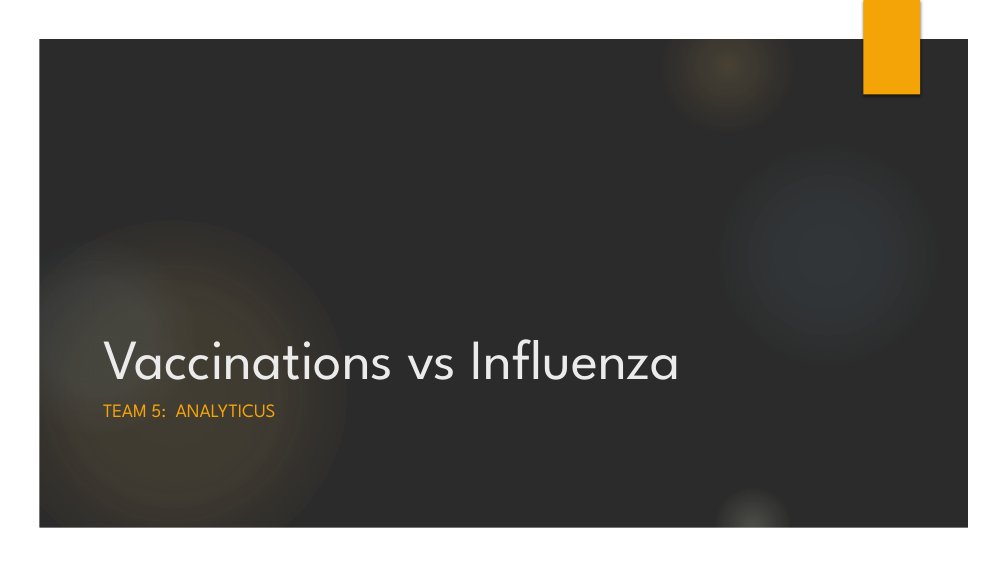
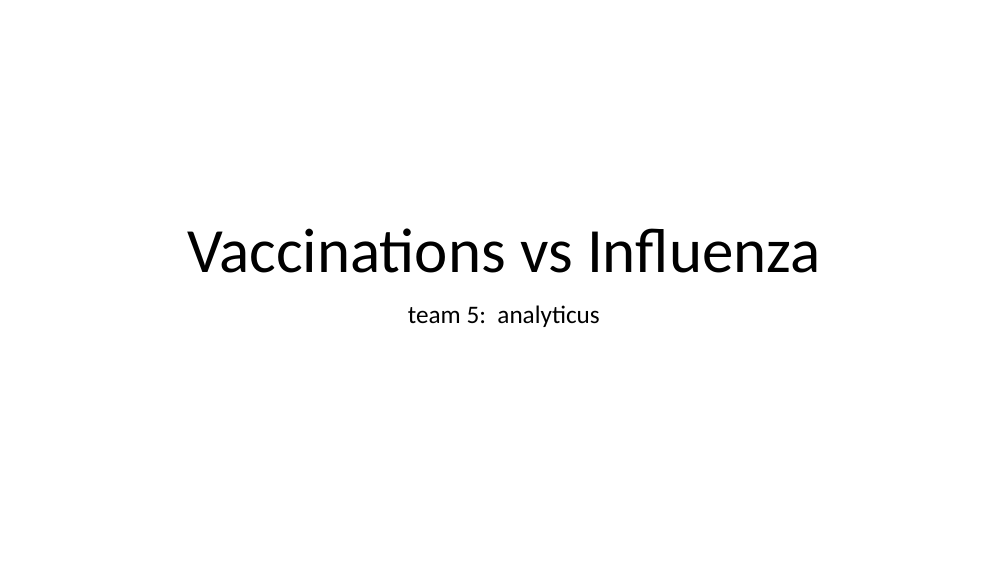
Before and after one commit to zhan656/bootcamp_project1, a slide deck: slide 1 of Vaccinations vs Influenza.pptx. Drawn at 1008x567 pixels with LibreOffice and Linux fonts; fonts in the diff are those of the drawing; background and template pictures are left out; a plain dark background stands for a picture behind light text. Boxes give left, top, right and bottom in pixels: in the first picture for what was removed or moved away, otherwise in the second. Text is boxed around its words. In the diff, an @@ line names an element or a change of style, - is before the commit and + after.

```diff
--- a/Vaccinations vs Influenza.pptx
+++ b/Vaccinations vs Influenza.pptx
@@ background picture (left out) to #FFFFFF @@
@@ group removed at (0,0,1008,567): 6 ellipses, 1 freeform shape @@
@@ rectangle removed at (864,0,920,95) @@
@@ title "Vaccinations vs Influenza": place and size @@
-title "Vaccinations vs Influenza" at (103,339,681,380)
+title "Vaccinations vs Influenza" at (187,228,820,273)
@@ title "Vaccinations vs Influenza" at (187,228,820,273): size 54 to 60 pt, font League Spartan to Calibri, text colour #EBEBEB to #000000; alignment left to centre; line spacing 1 to 0.9 @@
@@ subtitle at (408,305,599,327): text changed; size 18 to 24 pt; font League Spartan to Calibri; text colour #F5A408 to #000000 @@
-TEAM 5: ANALYTICUS
+team 5: analyticus
```
Also in this commit, not shown: 11 other slides changed, 3 other files.
